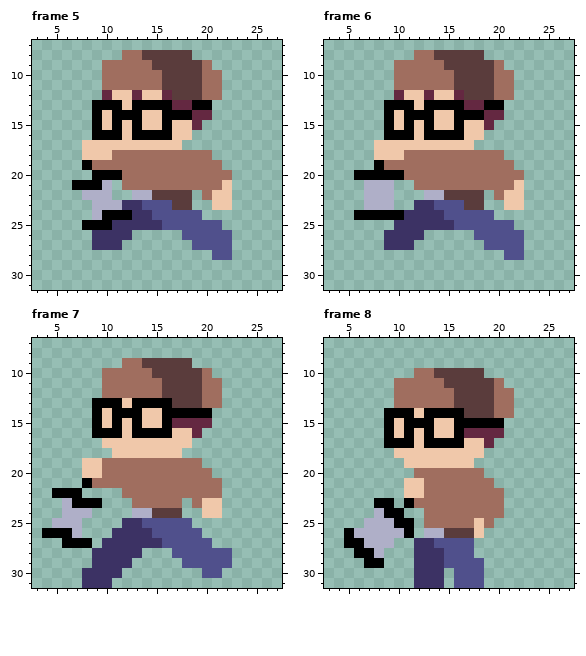
Pixel-art file, stored at Game/SPRITES/Player/RUN/Run_Left.ase. The first picture shows the starting point.
32x32 pixels, 14 frames. Shown: frame 5: x 3..27, y 7..31; frame 6: x 3..27, y 7..31; frame 7: x 3..27, y 7..31; frame 8: x 3..27, y 7..31. The commit also changed other frames, which this record leaves out.
The result:
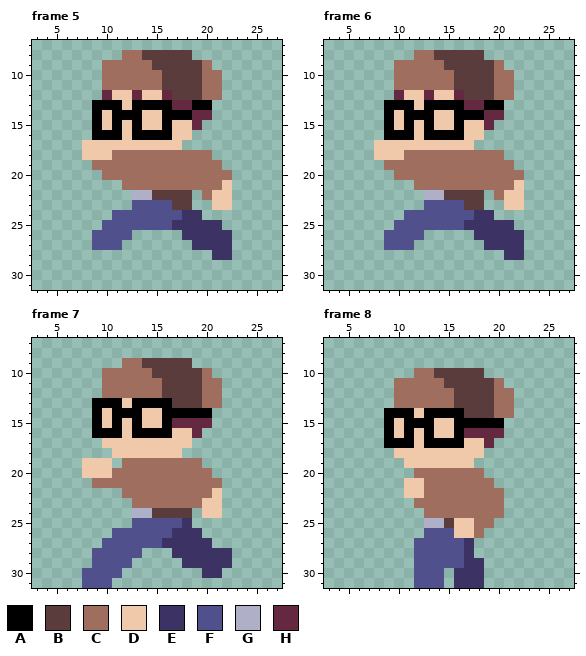
Palette (. is transparent): A #000000  B #5a3c3c  C #a06e5f  D #f0c8aa  E #3c3264  F #50508c  G #afafc8  H #642841
What changed:
--- frame 5, layer "Layer 1"
@@ x 3..27 @@
 18 .....DDDCCCCCCCCCC.......
-19 .....ACCCCCCCCCCCCC......
-20 ......AAACCCCCCCCCCC.....
-21 ....AAAG.CCCCCCCCCCD.....
-22 .....GGG..GGBBBB.CDD.....
-23 ......GGGEEFFFBB..DD.....
-24 ......GAAAEEFFFFF........
-25 .....AAAEEEEEFFFFFF......
-26 ......EEEE.....FFFFF.....
-27 ......EEE.......FFFF.....
-28 ..................FF.....
+19 ......CCCCCCCCCCCCC......
+20 .......CCCCCCCCCCCCC.....
+21 .........CCCCCCCCCCD.....
+22 ..........GGBBBB.CDD.....
+23 ..........FFFFBB..DD.....
+24 ........FFFFFFFEE........
+25 .......FFFFFFFEEEEE......
+26 ......FFFF.....EEEEE.....
+27 ......FFF.......EEEE.....
+28 ..................EE.....
 29 .........................
--- frame 6, layer "Layer 1"
@@ x 3..27 @@
 18 .....DDDCCCCCCCCCC.......
-19 .....ACCCCCCCCCCCCC......
-20 ...AAAAACCCCCCCCCCCC.....
-21 ....GGG..CCCCCCCCCCD.....
-22 ....GGG...GGBBBB.CDD.....
-23 ....GGG..EEFFFBB..DD.....
-24 ...AAAAAEEEEFFFFF........
-25 .......EEEEEEFFFFFF......
-26 ......EEEE.....FFFFF.....
-27 ......EEE.......FFFF.....
-28 ..................FF.....
+19 ......CCCCCCCCCCCCC......
+20 .......CCCCCCCCCCCCC.....
+21 .........CCCCCCCCCCD.....
+22 ..........GGBBBB.CDD.....
+23 ..........FFFFBB..DD.....
+24 ........FFFFFFFEE........
+25 .......FFFFFFFEEEEE......
+26 ......FFFF.....EEEEE.....
+27 ......FFF.......EEEE.....
+28 ..................EE.....
 29 .........................
--- frame 7, layer "Layer 1"
@@ x 3..27 @@
 18 ........DDDDDDD..........
-19 .....DDCCCCCCCCCC........
-20 .....DDCCCCCCCCCCC.......
-21 .....ACCCCCCCCCCCCC......
-22 ..AAA....CCCCCCCCCC......
-23 ...GAAA...CCCCC.CDD......
-24 ...GGG....GGBBB..DD......
-25 ..GGG....EEFFFFF.........
-26 .AAAG...EEEEFFFFF........
-27 ...AAA.EEEEEEFFFFF.......
-28 ......EEEEE...FFFFFF.....
-29 ......EEEE.....FFFFF.....
-30 .....EEEE........FF......
-31 .....EEE.................
+19 .....DDD.CCCCCCCC........
+20 .....DDDCCCCCCCCCC.......
+21 ......CCCCCCCCCCCCC......
+22 .........CCCCCCCCCD......
+23 ..........CCCCCCCDD......
+24 ..........GGBBBB.DD......
+25 ..........FFFFFE.........
+26 ........FFFFFFEEE........
+27 .......FFFFFFEEEEE.......
+28 ......FFFFF...EEEEEE.....
+29 ......FFFF.....EEEEE.....
+30 .....FFFF........EE......
+31 .....FFF.................
--- frame 8, layer "Layer 1"
@@ x 3..27 @@
 22 ........DDCCCCCCCC.......
-23 .....AA.ACCCCCCCCC.......
-24 .....GAA..CCCCCCCC.......
-25 ....GGGAA.CCCCCDC........
-26 ..AGGGGGA.GGBBBD.........
-27 ..AAGGG..EEFFFF..........
-28 ...AAG...EEEFFF..........
-29 ....AA...EEEFFFF.........
-30 .........EEE.FFF.........
-31 .........EEE.FFF.........
+23 .........CCCCCCCCC.......
+24 ..........CCCCCCCC.......
+25 ..........GGBDDCC........
+26 ..........FFFDDC.........
+27 .........FFFFFE..........
+28 .........FFFFFE..........
+29 .........FFFFFEE.........
+30 .........FFF.EEE.........
+31 .........FFF.EEE.........
